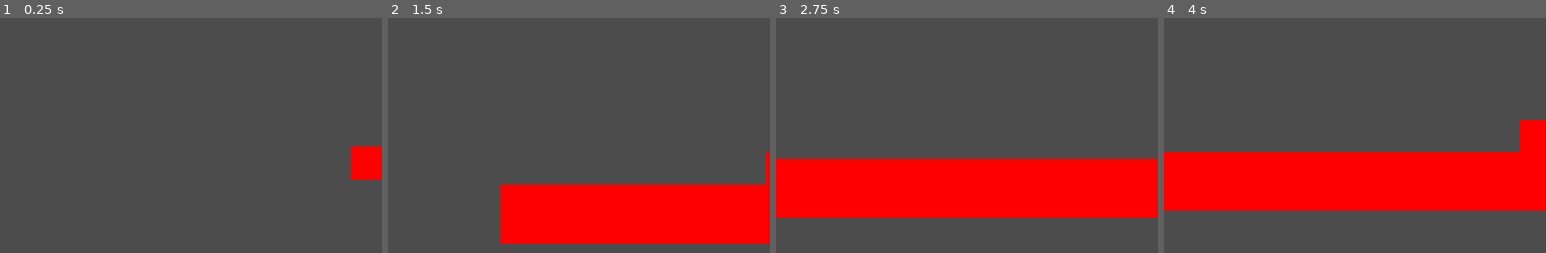
Above: before the commit, frames 1-4 (left to right).
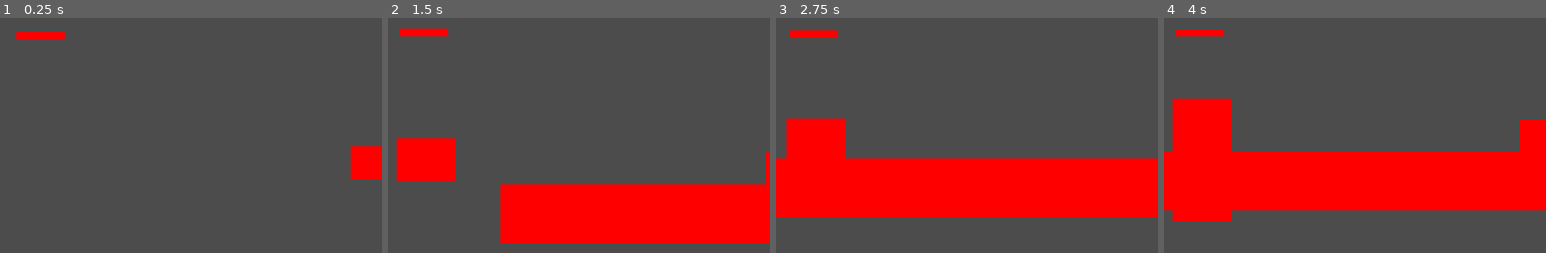
Above: after the commit, the same moments.

Repository: NitroGuy10/Chillennium2024
Game: Godot game, scene res://assets/levels/test_level.tscn
Two runs of this game, one before a commit and one after it. Both use one fixed random seed, a clock stepped at 60 frames per second and the inputs below.
Inputs:
- Up to frame 1 (0.25 s): no input
- Up to frame 2 (1.5 s): hold Space (ui_select) 0.53-1.28 s; hold Right (ui_right) from 0.53 s (still down); tap Space (ui_select) at 1.35 s
- Up to frame 3 (2.75 s): tap Space (ui_select) at 1.52, 1.82 s; release Right (ui_right) at 2.03 s; hold Left (ui_left) from 2.03 s (still down); hold Space (ui_select) from 2.03 s (still down)
- Up to frame 4 (4 s): release Left (ui_left) at 2.78 s; release Space (ui_select) at 2.78 s; hold Right (ui_right) from 2.78 s (still down); tap Space (ui_select) at 2.85, 3.02, 3.32 s; hold Space (ui_select) from 3.53 s (still down)
The pictures show only the part of the screen within x 4-54%, y 37-87%; the shares and areas given below are measured in that part.

The runs differ from the first frame. In frame 1, 0.4% of the frame differs, in the area x 4-17%, y 5-9%; in frame 2, 3.3%; in frame 3, 3.1%; in frame 4, 4.7%, in the area x 2-18%, y 4-87%.

Commit message:
add meter

Diff:
--- /dev/null
+++ b/Meter.gd
@@ -0,0 +1,23 @@
+extends Control
+
+
+# Declare member variables here. Examples:
+# var a = 2
+# var b = "text"
+
+export var max_ram = 10000
+var ram_used = 0
+
+
+# Called when the node enters the scene tree for the first time.
+func _ready():
+	pass # Replace with function body.
+
+
+# Called every frame. 'delta' is the elapsed time since the previous frame.
+func _process(delta):
+	$Fill.scale.y = ram_used / max_ram
+
+	if ram_used > max_ram:
+		$Fill.scale.x = 500
+		$Fill.scale.y = 500
--- a/assets/levels/test_level.tscn
+++ b/assets/levels/test_level.tscn
@@ -22,3 +22,4 @@
 scale = Vector2( 8.76, 1 )
 
 [node name="GameCamera" parent="." instance=ExtResource( 3 )]
+max_ram = 5000
--- a/assets/objects/GameCamera.gd
+++ b/assets/objects/GameCamera.gd
@@ -1,16 +1,17 @@
 extends Node2D
 
+export var max_ram = 10000
 
 const screenWidth = 1300
 const screenHeight = 800
 const followBuffer = 200
 
-const lerpSpeed = 0.8;
+const lerpSpeed = 0.8
 
 
 # Called when the node enters the scene tree for the first time.
 func _ready():
-	pass # Replace with function body.
+	$Meter.max_ram = max_ram
 
 
 # Called every frame. 'delta' is the elapsed time since the previous frame.
@@ -20,7 +21,7 @@
 		$Shake.position.y = randf() * 10
 
 	var blend = 1 - pow(0.2, lerpSpeed * delta)
-	$Shake/Camera2D.position = lerp($Shake/Camera2D.position, get_parent().get_node("Player/KinematicBody2D").position, blend)
+	position = lerp(position, get_parent().get_node("Player/KinematicBody2D").position, blend)
 
-	$Shake/Camera2D.position.x = clamp($Shake/Camera2D.position.x, get_parent().get_node("Player/KinematicBody2D").position.x - (screenWidth / 2) + followBuffer, get_parent().get_node("Player/KinematicBody2D").position.x + (screenWidth / 2) - followBuffer)
-	$Shake/Camera2D.position.y = clamp($Shake/Camera2D.position.y, get_parent().get_node("Player/KinematicBody2D").position.y - (screenHeight / 2) + followBuffer, get_parent().get_node("Player/KinematicBody2D").position.y + (screenHeight / 2) - followBuffer)
+	position.x = clamp(position.x, get_parent().get_node("Player/KinematicBody2D").position.x - (screenWidth / 2) + followBuffer, get_parent().get_node("Player/KinematicBody2D").position.x + (screenWidth / 2) - followBuffer)
+	position.y = clamp(position.y, get_parent().get_node("Player/KinematicBody2D").position.y - (screenHeight / 2) + followBuffer, get_parent().get_node("Player/KinematicBody2D").position.y + (screenHeight / 2) - followBuffer)
--- a/assets/objects/GameCamera.tscn
+++ b/assets/objects/GameCamera.tscn
@@ -1,6 +1,7 @@
-[gd_scene load_steps=2 format=2]
+[gd_scene load_steps=3 format=2]
 
 [ext_resource path="res://assets/objects/GameCamera.gd" type="Script" id=1]
+[ext_resource path="res://assets/objects/Meter.tscn" type="PackedScene" id=2]
 
 [node name="GameCamera" type="Node2D"]
 script = ExtResource( 1 )
@@ -10,3 +11,5 @@
 [node name="Camera2D" type="Camera2D" parent="Shake"]
 offset = Vector2( 650, 300 )
 current = true
+
+[node name="Meter" parent="." instance=ExtResource( 2 )]
--- /dev/null
+++ b/assets/objects/Meter.tscn
@@ -0,0 +1,21 @@
+[gd_scene load_steps=3 format=2]
+
+[ext_resource path="res://Meter.gd" type="Script" id=1]
+[ext_resource path="res://assets/sprites/box.png" type="Texture" id=2]
+
+[node name="Meter" type="Control"]
+anchor_right = 1.0
+anchor_bottom = 1.0
+script = ExtResource( 1 )
+
+[node name="Fill" type="Node2D" parent="."]
+position = Vector2( 125, 443 )
+
+[node name="FillSprite" type="Sprite" parent="Fill"]
+scale = Vector2( 1, 4.44045 )
+texture = ExtResource( 2 )
+
+[node name="MaxSprite" type="Sprite" parent="."]
+position = Vector2( 121, 226.75 )
+scale = Vector2( 0.82, 0.125 )
+texture = ExtResource( 2 )
--- a/assets/objects/PlayerMovement.gd
+++ b/assets/objects/PlayerMovement.gd
@@ -4,6 +4,7 @@
 var walkspeed = 100.0
 var horizontal_damping = 0.8
 var gravityscale = 1600.0
+var ram_use_speed = 1000
 
 var velocity = Vector2()
 
@@ -19,6 +20,8 @@
 
 func _physics_process(delta):
 
+	if Input.is_action_pressed("ui_select"):
+		get_parent().get_parent().get_node("GameCamera/Meter").ram_used += ram_use_speed * delta
 
 
 	if !Input.is_action_pressed("ui_select"):
